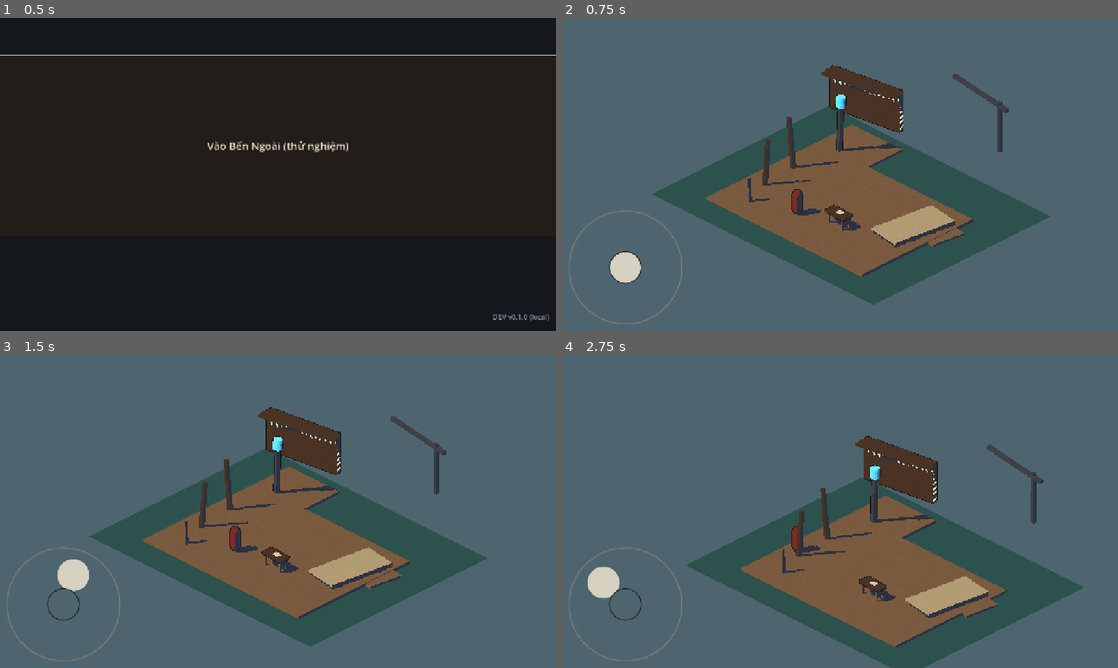
Above: before the commit, frames 1-4 (two rows, left to right).
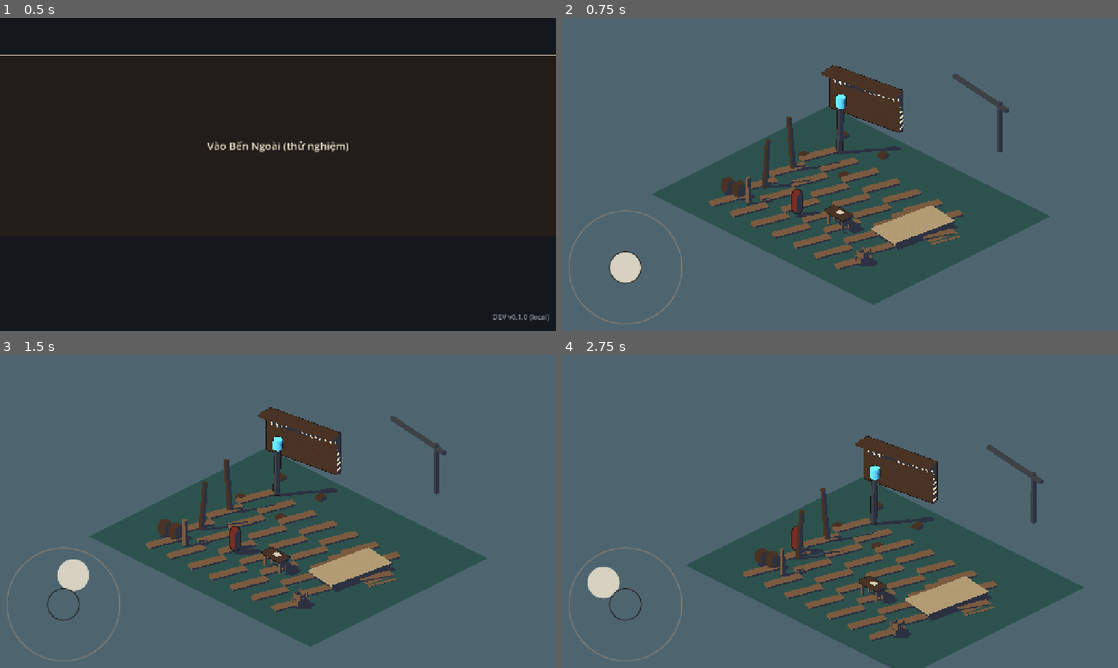
Above: after the commit, the same moments.

Repository: hieuphung41/game-shit
Game: Godot game, scene res://src/boot/boot.tscn
Two runs of this game, one before a commit and one after it. Both use one fixed random seed, a clock stepped at 60 frames per second and the inputs below.
Inputs (mouse positions are in pixels of both pictures, inside the frame that each line leads up to):
- Up to frame 1 (0.5 s): no input
- Up to frame 2 (0.75 s): click "Vào Bến Ngoài (thử nghiệm)" at 0.5 s
- Up to frame 3 (1.5 s): tap Enter at 1.25 s; drag from (61, 605) to (333, 442) at 1.27 s
- Up to frame 4 (2.75 s): drag from (728, 527) to (812, 574) at 2.02 s

Frame 1 is identical in both runs. In frame 2, 6.9% of the frame differs, in the area x 26-74%, y 34-83%; in frame 3, 6.9%; in frame 4, 7.0%, in the area x 32-80%, y 45-94%.

Commit message:
WIP TASK-20261106-77 (blocked) — not reviewed

Diff:
--- a/game/src/world/zone_a_outer_pier.tscn
+++ b/game/src/world/zone_a_outer_pier.tscn
@@ -11,6 +11,11 @@
 [ext_resource type="Script" path="res://src/lookdev/zone_a_lookdev_capture.gd" id="9_lookdev_capture"]
 [ext_resource type="Shader" path="res://art/shaders/toon_matte.gdshader" id="10_toon"]
 [ext_resource type="Shader" path="res://art/shaders/ink_outline.gdshader" id="11_ink"]
+[ext_resource type="Script" path="res://src/lookdev/third_party_lookdev_material.gd" id="12_third_party_material"]
+[ext_resource type="PackedScene" path="res://assets/third_party/kenney-pirate-kit/crate.glb" id="13_kenney_crate"]
+[ext_resource type="PackedScene" path="res://assets/third_party/kenney-pirate-kit/barrel.glb" id="14_kenney_barrel"]
+[ext_resource type="PackedScene" path="res://assets/third_party/kenney-pirate-kit/platform-planks.glb" id="15_kenney_planks"]
+[ext_resource type="PackedScene" path="res://assets/third_party/kenney-pirate-kit/structure-platform-dock.glb" id="16_kenney_dock"]
 
 [sub_resource type="ShaderMaterial" id="InkPriority"]
 resource_name = "ink_outline_priority_055"
@@ -65,12 +70,6 @@
 shader_parameter/paper_speckle_density = 7.0
 shader_parameter/hatch_enabled = false
 
-[sub_resource type="BoxMesh" id="DeckMesh"]
-size = Vector3(14, 0.18, 10)
-
-[sub_resource type="BoxMesh" id="PierMesh"]
-size = Vector3(4.5, 0.18, 6)
-
 [sub_resource type="BoxMesh" id="DeskTopMesh"]
 size = Vector3(1.7, 0.16, 0.82)
 
@@ -146,14 +145,102 @@
 mesh = SubResource("WaterMesh")
 material_override = ExtResource("8_water")
 
-[node name="PierDeck" type="MeshInstance3D" parent="."]
-mesh = SubResource("DeckMesh")
-material_override = SubResource("WoodBroadPrint")
-
-[node name="ExtractPierA" type="MeshInstance3D" parent="."]
+[node name="PierDeck" type="Node3D" parent="."]
+script = ExtResource("12_third_party_material")
+library_material = ExtResource("2_wood")
+
+[node name="Planks00" parent="PierDeck" instance=ExtResource("15_kenney_planks")]
+position = Vector3(-5.67, -0.338, -4.05)
+
+[node name="Planks01" parent="PierDeck" instance=ExtResource("15_kenney_planks")]
+position = Vector3(-3.78, -0.338, -4.05)
+
+[node name="Planks02" parent="PierDeck" instance=ExtResource("15_kenney_planks")]
+position = Vector3(-1.89, -0.338, -4.05)
+
+[node name="Planks03" parent="PierDeck" instance=ExtResource("15_kenney_planks")]
+position = Vector3(0, -0.338, -4.05)
+
+[node name="Planks04" parent="PierDeck" instance=ExtResource("15_kenney_planks")]
+position = Vector3(1.89, -0.338, -4.05)
+
+[node name="Planks05" parent="PierDeck" instance=ExtResource("15_kenney_planks")]
+position = Vector3(3.78, -0.338, -4.05)
+
+[node name="Planks06" parent="PierDeck" instance=ExtResource("15_kenney_planks")]
+position = Vector3(5.67, -0.338, -4.05)
+
+[node name="Planks10" parent="PierDeck" instance=ExtResource("15_kenney_planks")]
+position = Vector3(-5.67, -0.338, -1.35)
+
+[node name="Planks11" parent="PierDeck" instance=ExtResource("15_kenney_planks")]
+position = Vector3(-3.78, -0.338, -1.35)
+
+[node name="Planks12" parent="PierDeck" instance=ExtResource("15_kenney_planks")]
+position = Vector3(-1.89, -0.338, -1.35)
+
+[node name="Planks13" parent="PierDeck" instance=ExtResource("15_kenney_planks")]
+position = Vector3(0, -0.338, -1.35)
+
+[node name="Planks14" parent="PierDeck" instance=ExtResource("15_kenney_planks")]
+position = Vector3(1.89, -0.338, -1.35)
+
+[node name="Planks15" parent="PierDeck" instance=ExtResource("15_kenney_planks")]
+position = Vector3(3.78, -0.338, -1.35)
+
+[node name="Planks16" parent="PierDeck" instance=ExtResource("15_kenney_planks")]
+position = Vector3(5.67, -0.338, -1.35)
+
+[node name="Planks20" parent="PierDeck" instance=ExtResource("15_kenney_planks")]
+position = Vector3(-5.67, -0.338, 1.35)
+
+[node name="Planks21" parent="PierDeck" instance=ExtResource("15_kenney_planks")]
+position = Vector3(-3.78, -0.338, 1.35)
+
+[node name="Planks22" parent="PierDeck" instance=ExtResource("15_kenney_planks")]
+position = Vector3(-1.89, -0.338, 1.35)
+
+[node name="Planks23" parent="PierDeck" instance=ExtResource("15_kenney_planks")]
+position = Vector3(0, -0.338, 1.35)
+
+[node name="Planks24" parent="PierDeck" instance=ExtResource("15_kenney_planks")]
+position = Vector3(1.89, -0.338, 1.35)
+
+[node name="Planks25" parent="PierDeck" instance=ExtResource("15_kenney_planks")]
+position = Vector3(3.78, -0.338, 1.35)
+
+[node name="Planks26" parent="PierDeck" instance=ExtResource("15_kenney_planks")]
+position = Vector3(5.67, -0.338, 1.35)
+
+[node name="Planks30" parent="PierDeck" instance=ExtResource("15_kenney_planks")]
+position = Vector3(-5.67, -0.338, 4.05)
+
+[node name="Planks31" parent="PierDeck" instance=ExtResource("15_kenney_planks")]
+position = Vector3(-3.78, -0.338, 4.05)
+
+[node name="Planks32" parent="PierDeck" instance=ExtResource("15_kenney_planks")]
+position = Vector3(-1.89, -0.338, 4.05)
+
+[node name="Planks33" parent="PierDeck" instance=ExtResource("15_kenney_planks")]
+position = Vector3(0, -0.338, 4.05)
+
+[node name="Planks34" parent="PierDeck" instance=ExtResource("15_kenney_planks")]
+position = Vector3(1.89, -0.338, 4.05)
+
+[node name="Planks35" parent="PierDeck" instance=ExtResource("15_kenney_planks")]
+position = Vector3(3.78, -0.338, 4.05)
+
+[node name="Planks36" parent="PierDeck" instance=ExtResource("15_kenney_planks")]
+position = Vector3(5.67, -0.338, 4.05)
+
+[node name="ExtractPierA" type="Node3D" parent="."]
 position = Vector3(-4.75, 0, -5.1)
-mesh = SubResource("PierMesh")
-material_override = SubResource("WoodBroadPrint")
+script = ExtResource("12_third_party_material")
+library_material = ExtResource("3_wood_dark")
+
+[node name="DockPlatform" parent="ExtractPierA" instance=ExtResource("16_kenney_dock")]
+position = Vector3(0, -2.272, 0)
+scale = Vector3(1.8, 1.8, 1.8)
 
 [node name="DispatchDesk" type="Node3D" parent="."]
 position = Vector3(1.45, 0, 1.55)
@@ -228,20 +315,63 @@
 mesh = SubResource("ShortPostMesh")
 material_override = ExtResource("2_wood")
 
+[node name="MooringBarrels" type="Node3D" parent="."]
+position = Vector3(-6.1, 0.09, 3.5)
+rotation_degrees = Vector3(0, -4, 0)
+script = ExtResource("12_third_party_material")
+library_material = ExtResource("3_wood_dark")
+
+[node name="BarrelNear" parent="MooringBarrels" instance=ExtResource("14_kenney_barrel")]
+position = Vector3(-0.46, 0, 0.06)
+rotation_degrees = Vector3(0, 3, 0)
+scale = Vector3(0.7, 0.7, 0.7)
+
+[node name="BarrelFar" parent="MooringBarrels" instance=ExtResource("14_kenney_barrel")]
+position = Vector3(0.32, 0, -0.18)
+rotation_degrees = Vector3(0, -3, 0)
+scale = Vector3(0.7, 0.7, 0.7)
+
 [node name="RouteToB" type="Node3D" parent="."]
 position = Vector3(5.3, 0, -2.45)
 rotation_degrees = Vector3(0, -8, 0)
 metadata/greybox_role = "route_to_zone_b_placeholder"
 
-[node name="WalkableDeck" type="MeshInstance3D" parent="RouteToB"]
-mesh = SubResource("RouteMesh")
-material_override = SubResource("WoodBroadPrint")
+[node name="WalkableDeck" type="Node3D" parent="RouteToB"]
+script = ExtResource("12_third_party_material")
+library_material = ExtResource("2_wood")
+
+[node name="PlanksWest" parent="RouteToB/WalkableDeck" instance=ExtResource("15_kenney_planks")]
+position = Vector3(-1.61, -0.274, 0)
+scale = Vector3(0.85, 0.85, 0.85)
+
+[node name="PlanksCentre" parent="RouteToB/WalkableDeck" instance=ExtResource("15_kenney_planks")]
+position = Vector3(0, -0.274, 0)
+scale = Vector3(0.85, 0.85, 0.85)
+
+[node name="PlanksEast" parent="RouteToB/WalkableDeck" instance=ExtResource("15_kenney_planks")]
+position = Vector3(1.61, -0.274, 0)
+scale = Vector3(0.85, 0.85, 0.85)
 
 [node name="RopeGuide" type="MeshInstance3D" parent="RouteToB"]
 position = Vector3(0, 0.34, 1.0)
 rotation_degrees = Vector3(0, 90, 0)
-mesh = SubResource("RouteMesh")
+mesh = SubResource("RopeGuideMesh")
 material_override = ExtResource("4_rope")
+
+[node name="CrateStack" type="Node3D" parent="."]
+position = Vector3(5.8, 0.09, 3.8)
+rotation_degrees = Vector3(0, 3, 0)
+script = ExtResource("12_third_party_material")
+library_material = ExtResource("2_wood")
+
+[node name="CrateBottom" parent="CrateStack" instance=ExtResource("13_kenney_crate")]
+rotation_degrees = Vector3(0, -3, 0)
+scale = Vector3(0.55, 0.55, 0.55)
+
+[node name="CrateTop" parent="CrateStack" instance=ExtResource("13_kenney_crate")]
+position = Vector3(0.08, 0.424, -0.04)
+rotation_degrees = Vector3(0, 4, 0)
+scale = Vector3(0.55, 0.55, 0.55)
 
 [node name="SilhouetteC" type="Node3D" parent="."]
 position = Vector3(4.6, 2.2, -9.8)
@@ -281,14 +411,14 @@
 metadata/tolerance = 5.0
 
 [node name="ProbeZoneADeckLight" type="Marker3D" parent="." groups=["zone_a_lookdev_probe"]]
-position = Vector3(3.3, 0.095, 2.8)
+position = Vector3(-4.0, 0.095, 2.0)
 metadata/role = "lit_face"
-metadata/surface_path = "PierDeck"
+metadata/surface_path = "PierDeck/Planks21/platform-planks"
 metadata/expected_hex = "#7B5B40"
 metadata/tolerance = 10.0
 
 [node name="ProbeZoneADeckShadow" type="Marker3D" parent="." groups=["zone_a_lookdev_probe"]]
-position = Vector3(-4.58, 0.095, -3.6)
+position = Vector3(-2.86, -0.22986, -6.78)
 metadata/role = "shadow"
-metadata/surface_path = "ExtractPierA"
+metadata/surface_path = "ExtractPierA/DockPlatform/structure-platform-dock"
 metadata/tolerance = 12.0
--- a/game/tests/unit/test_world_zone_a_outer_pier.gd
+++ b/game/tests/unit/test_world_zone_a_outer_pier.gd
@@ -73,7 +73,7 @@
 		t.eq(background_probe.get_meta("expected_hex"), "#4E6570", "Zone A background probe locks sea_bluegrey")
 	var shadow_probe := world.get_node_or_null("ProbeZoneADeckShadow") as Marker3D
 	if shadow_probe != null:
-		t.eq(shadow_probe.get_meta("surface_path"), "ExtractPierA", "Zone A shadow probe samples the visible extract floor")
+		t.eq(shadow_probe.get_meta("surface_path"), "ExtractPierA/DockPlatform/structure-platform-dock", "Zone A shadow probe samples the visible Kenney extract floor")
 	var capture_script := load("res://src/lookdev/zone_a_lookdev_capture.gd") as Script
 	if capture_script != null:
 		t.ok("zone_a_game.png" in capture_script.source_code, "Zone A capture writes the full gameplay frame")
@@ -93,13 +93,13 @@
 	await t.tree.process_frame
 	var desk := world.get_node_or_null("DispatchDesk/DeskTop") as MeshInstance3D
 	var desk_material := desk.material_override as ShaderMaterial if desk != null else null
-	var deck := world.get_node_or_null("PierDeck") as MeshInstance3D
+	var deck := world.get_node_or_null("PierDeck/Planks21/platform-planks") as MeshInstance3D
 	var deck_material := deck.material_override as ShaderMaterial if deck != null else null
 	t.ok(deck_material != null, "The broad pier deck uses a printed world material")
 	if deck_material != null:
 		t.eq(deck_material.get_shader_parameter("paper_grain_enabled"), true, "Pier deck keeps world-space paper grain")
-		t.eq(deck_material.get_shader_parameter("paper_grain_strength"), 0.05, "Pier deck visibly modulates its broad lit face by five percent")
-		t.eq(deck_material.get_shader_parameter("paper_fiber_scale"), 8.0, "Pier deck uses broad fibres readable at game scale")
+		t.eq(deck_material.get_shader_parameter("paper_grain_strength"), 0.04, "Pier deck inherits the library's four percent paper grain")
+		t.eq(deck_material.get_shader_parameter("paper_fiber_scale"), 14.0, "Pier deck uses the library's world-space fibre scale")
 	t.ok(desk_material != null, "Dispatch desk uses the matte toon material")
 	if desk_material != null:
 		t.eq(desk_material.get_shader_parameter("paper_grain_enabled"), true, "Dispatch desk keeps world-space paper grain")
@@ -156,3 +156,34 @@
 	world.queue_free()
 	await t.tree.process_frame
 	return true
+
+
+func test_zone_a_uses_the_four_approved_kenney_models_with_library_materials(t) -> bool:
+	var scene := load(SCENE_PATH) as PackedScene
+	if not t.ok(scene != null, "Zone A scene loads for approved Kenney model checks"):
+		return true
+	var world := scene.instantiate() as Node3D
+	t.tree.root.add_child(world)
+	await t.tree.process_frame
+	var replacements: Dictionary = {
+		"PierDeck": "platform-planks",
+		"ExtractPierA": "structure-platform-dock",
+		"CrateStack": "crate",
+		"MooringBarrels": "barrel",
+	}
+	for root_path: String in replacements:
+		var replacement_root := world.get_node_or_null(root_path) as Node3D
+		if not t.ok(replacement_root != null, "%s keeps its replacement root" % root_path):
+			continue
+		var expected_mesh_name: String = replacements[root_path]
+		var imported_meshes := replacement_root.find_children(expected_mesh_name, "MeshInstance3D", true, false)
+		t.ok(not imported_meshes.is_empty(), "%s contains the %s Kenney mesh" % [root_path, expected_mesh_name])
+		for node: Node in imported_meshes:
+			var mesh := node as MeshInstance3D
+			t.ok(mesh.material_override is ShaderMaterial, "%s overrides imported material with a matte library shader" % mesh.get_path())
+	t.ok(world.get_node_or_null("PierDeck") is not MeshInstance3D, "PierDeck BoxMesh greybox is replaced by Kenney plank modules")
+	t.ok(world.get_node_or_null("ExtractPierA") is not MeshInstance3D, "ExtractPierA BoxMesh greybox is replaced by the Kenney dock")
+	t.eq(world.find_children("*", "CollisionObject3D", true, false).size(), 0, "Kenney visual replacements preserve Zone A's collision-free greybox state")
+	world.queue_free()
+	await t.tree.process_frame
+	return true
Not shown: 2 places in game/src/world/zone_a_outer_pier.tscn that only renumber resources
